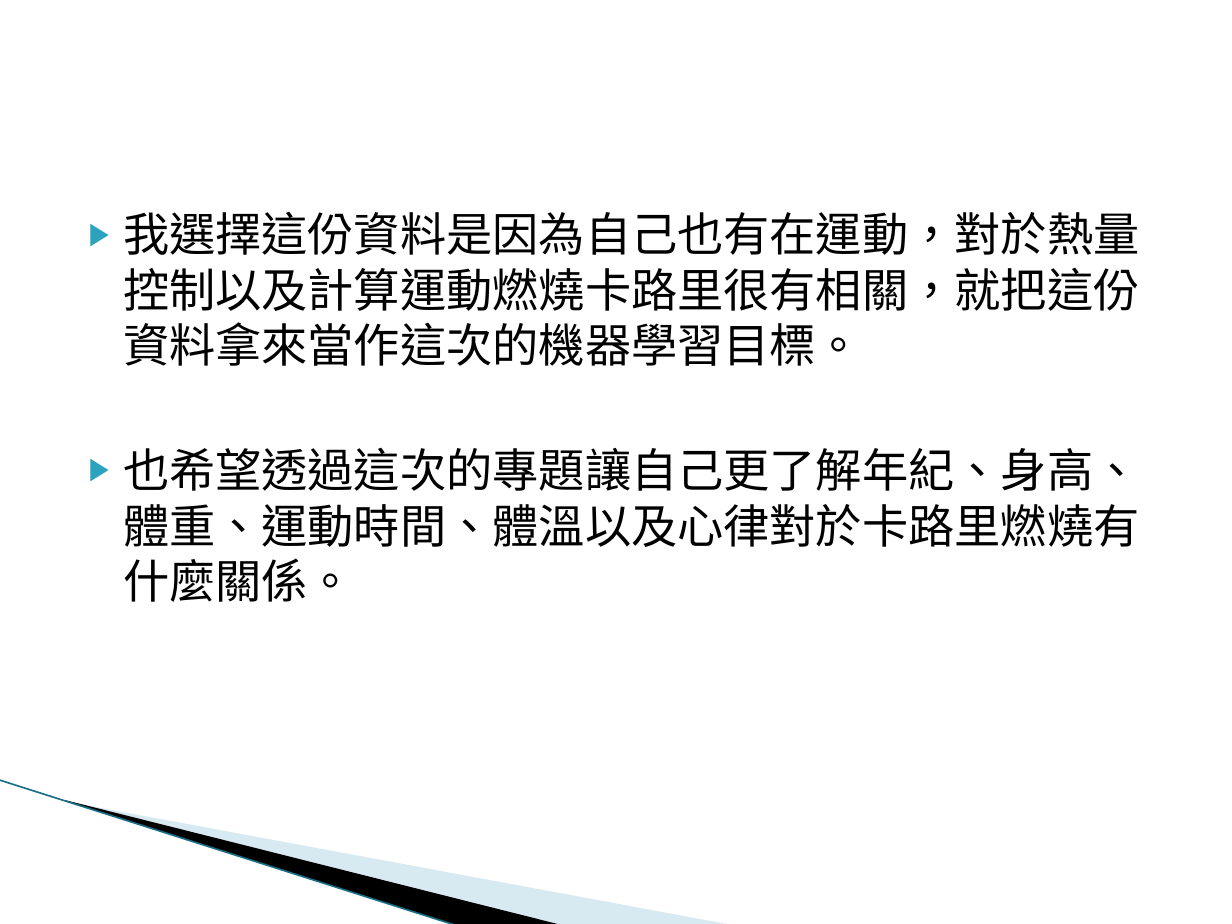
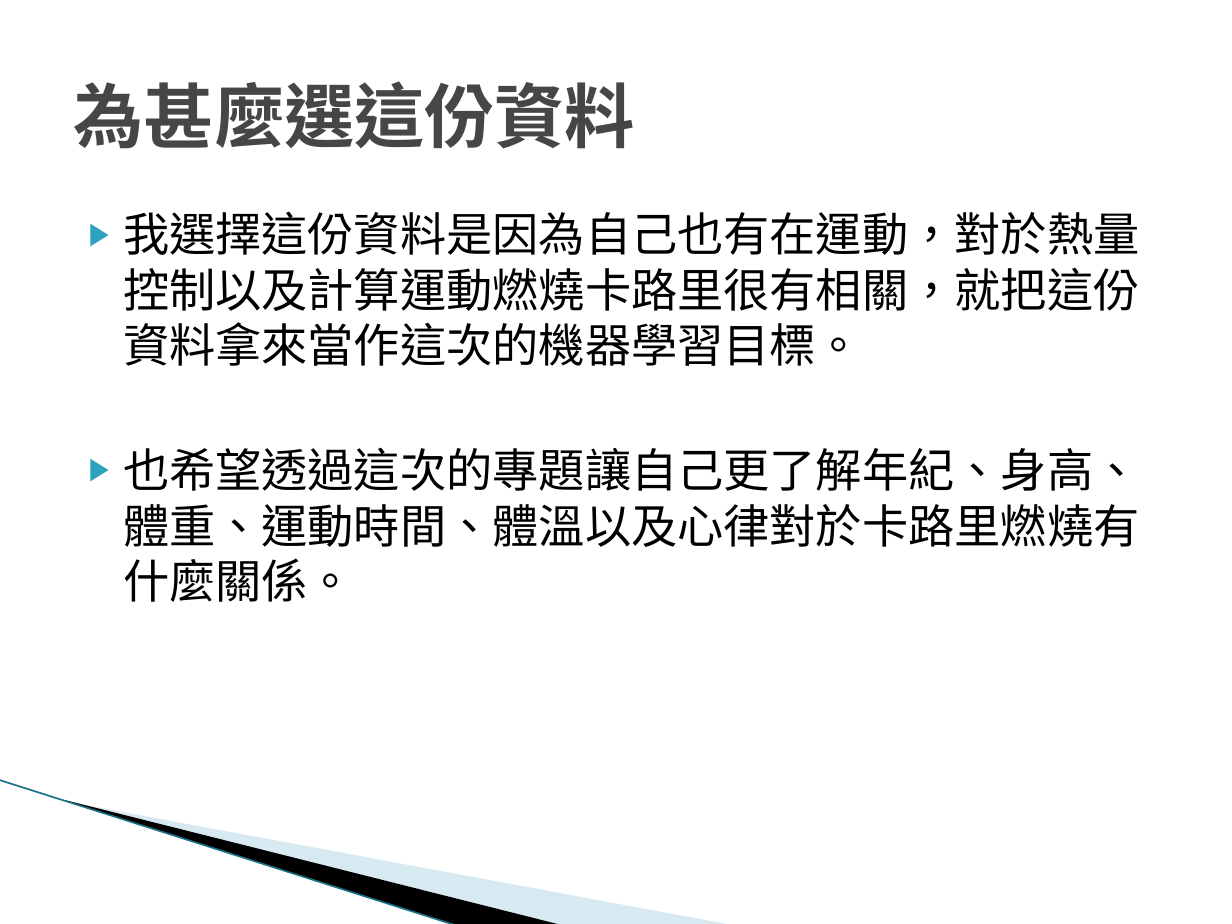
Before and after one commit to kyss0311/IMLP433, a slide deck: slide 4 of final/imlp433楊閎富.pptx (slide 3 before the commit). Drawn at 1232x924 pixels with LibreOffice and Linux fonts; fonts in the diff are those of the drawing; background and template pictures are left out. Boxes give left, top, right and bottom in pixels: in the first picture for what was removed or moved away, otherwise in the second. Text is boxed around its words. In the diff, an @@ line names an element or a change of style, - is before the commit and + after.

```diff
--- a/final/imlp433楊閎富.pptx
+++ b/final/imlp433楊閎富.pptx
@@ title added at [74, 81, 635, 149], 41 pt, text #464646, bold @@
+為甚麼選這份資料
```
Also in this commit, not shown: 1 other slide changed, 10 slides added, 21 other files.
